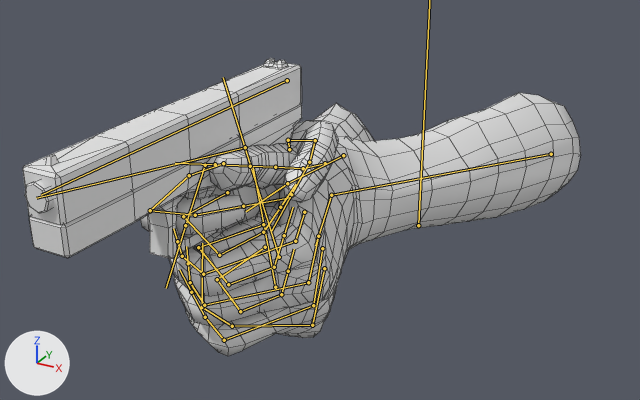
The FBX model assets/glock/glocknhands.fbx as it was, and as the next commit left it.
The view is the same before and after, from a camera (50 mm lens) standing at (15.6, -20.6, 11.9) and looking at (-0.9, 9.3, -3.0). Every picture has the same lights, and +X, +Y and +Z are marked at lower left. The picture after the commit comes second. Both versions are drawn at frame 1 of the action 'Armature|03 fire'; the numbers are the values there. The bones that change, and the others that lie on the model, are drawn over the model as lines. Mesh edges are drawn as thin lines.
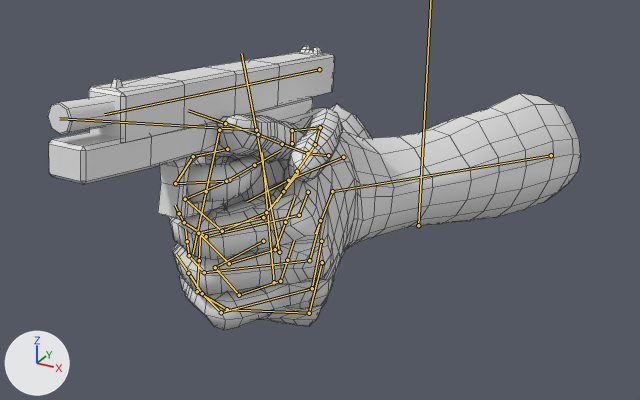
Changed parts and their boxes (x1, y1, x2, y2) in the pictures (640 x 400 px):
'Cube', posed
    before: (23, 58, 581, 356)
    after: (48, 46, 581, 330)
bone 'Bone.056', root to tip
    before: (279, 257) to (223, 77)
    after: (279, 252) to (241, 53)
bone 'Bone.059', root to tip
    before: (287, 80) to (41, 195)
    after: (319, 69) to (104, 114)
bone 'Bone.061', root to tip
    before: (205, 165) to (185, 225)
    after: (219, 130) to (206, 191)
bone 'Bone.003', root to tip
    before: (331, 195) to (315, 245)
    after: (332, 191) to (315, 233)
bone 'Bone.004', root to tip
    before: (287, 183) to (246, 211)
    after: (288, 180) to (247, 201)
bone 'Bone.040', root to tip
    before: (189, 175) to (150, 210)
    after: (193, 156) to (175, 183)
bone 'Bone.041', root to tip
    before: (150, 210) to (195, 215)
    after: (175, 183) to (226, 181)
bone 'Bone.042', root to tip
    before: (195, 215) to (243, 206)
    after: (226, 181) to (254, 165)

The change, as a diff of the scene's bpy script:
```diff
--- a/assets/glock/glocknhands.fbx.py
+++ b/assets/glock/glocknhands.fbx.py
@@ bone_bone @@
 bone_bone = bpy.data.objects['Armature'].pose.bones['Bone']
-bone_bone.rotation_quaternion = (1.0, -0.001, 0.0, 0.0)  # degrees (0, 0, 0)
+bone_bone.rotation_quaternion = (1.0, -0.007, 0.0, 0.0)  # degrees (-1, 0, 0)
@@ bone_bone_056 @@
 bone_bone_056 = bpy.data.objects['Armature'].pose.bones['Bone.056']  # child of 'Bone'
-bone_bone_056.rotation_quaternion = (1.0, 0.0, 0.0, 0.0)  # degrees (0, 0, 0)
+bone_bone_056.rotation_quaternion = (0.998, -0.059, 0.0, 0.0)  # degrees (-7, 0, 0)
@@ bone_bone_059 @@
 bone_bone_059 = bpy.data.objects['Armature'].pose.bones['Bone.059']  # child of 'Bone.056'
-bone_bone_059.location = (0.0, -0.01, 1.84)
+bone_bone_059.location = (0.0, -1.47, 1.84)
@@ bone_bone_061 @@
 bone_bone_061 = bpy.data.objects['Armature'].pose.bones['Bone.061']  # child of 'Bone.056'
-bone_bone_061.location = (0.0, -10.92, 1.94)
-bone_bone_061.rotation_quaternion = (1.0, 0.0, 0.0, 0.0)  # degrees (0, 0, 0)
+bone_bone_061.location = (0.0, -11.12, 1.86)
+bone_bone_061.rotation_quaternion = (0.989, 0.15, 0.0, 0.0)  # degrees (17, 0, 0)
@@ bone_bone_003 @@
 bone_bone_003 = bpy.data.objects['Armature'].pose.bones['Bone.003']  # child of 'Bone.002'
-bone_bone_003.rotation_quaternion = (0.957, -0.122, -0.056, 0.258)  # degrees (-15, -3, 30)
+bone_bone_003.rotation_quaternion = (0.961, -0.073, -0.058, 0.261)  # degrees (-10, -4, 31)
@@ bone_bone_004 @@
 bone_bone_004 = bpy.data.objects['Armature'].pose.bones['Bone.004']  # child of 'Bone.043'
-bone_bone_004.rotation_quaternion = (0.986, 0.053, -0.032, 0.156)  # degrees (5, -5, 18)
+bone_bone_004.rotation_quaternion = (0.987, 0.022, -0.038, 0.152)  # degrees (2, -5, 17)
@@ bone_bone_040 @@
 bone_bone_040 = bpy.data.objects['Armature'].pose.bones['Bone.040']  # child of 'Bone.039'
-bone_bone_040.rotation_quaternion = (0.983, 0.024, -0.065, -0.171)  # degrees (4, -7, -20)
+bone_bone_040.rotation_quaternion = (0.962, 0.011, -0.057, -0.266)  # degrees (3, -6, -31)
@@ bone_bone_041 @@
 bone_bone_041 = bpy.data.objects['Armature'].pose.bones['Bone.041']  # child of 'Bone.040'
-bone_bone_041.rotation_quaternion = (0.761, -0.026, 0.09, -0.642)  # degrees (-9, 6, -81)
+bone_bone_041.rotation_quaternion = (0.701, -0.035, 0.098, -0.705)  # degrees (-11, 5, -91)
@@ bone_bone_042 @@
 bone_bone_042 = bpy.data.objects['Armature'].pose.bones['Bone.042']  # child of 'Bone.041'
-bone_bone_042.rotation_quaternion = (0.931, 0.009, -0.015, -0.364)  # degrees (2, -1, -43)
+bone_bone_042.rotation_quaternion = (0.861, 0.003, -0.02, -0.508)  # degrees (1, -2, -61)
```
